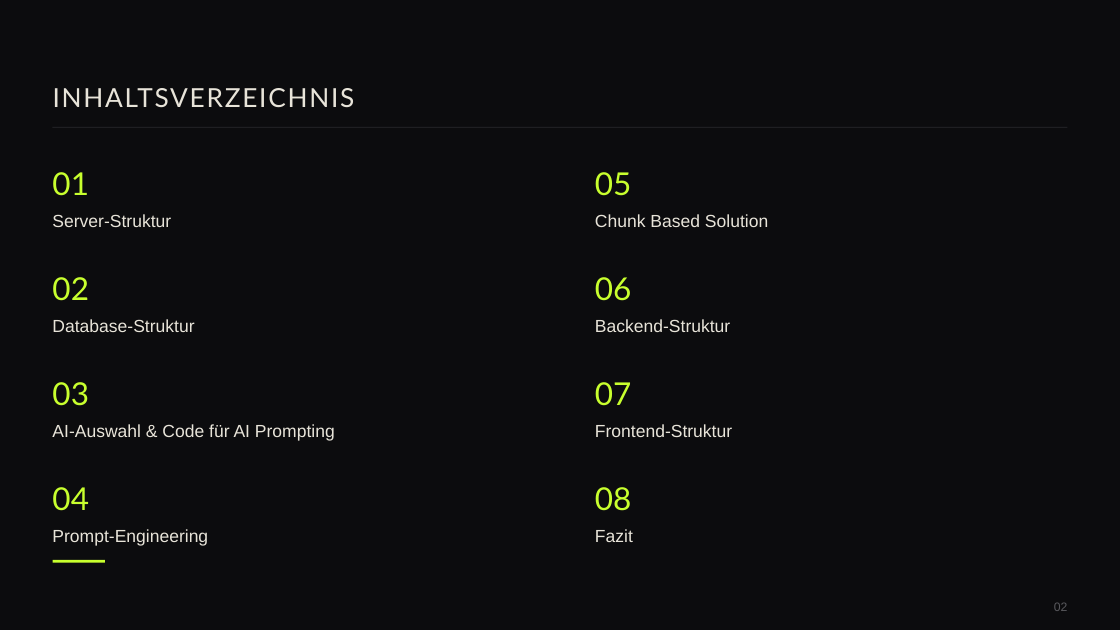
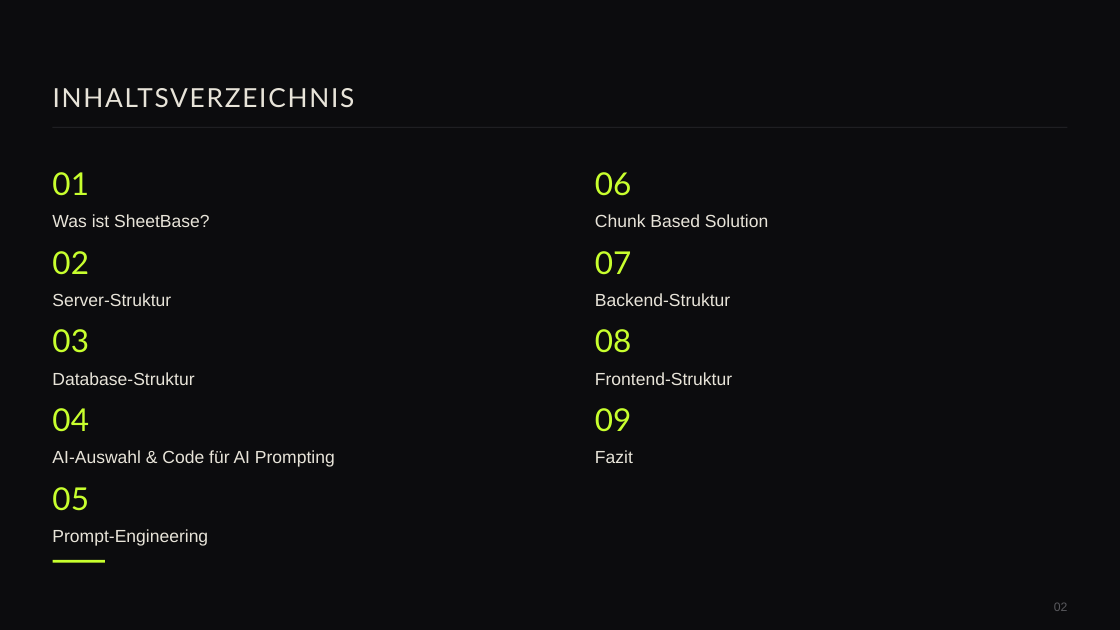
Before and after one commit to codesamu/htl4, a slide deck: slide 2 of fsst/korber/scrum/sheetbase.pptx. Drawn at 1120x630 pixels with LibreOffice and Linux fonts; fonts in the diff are those of the drawing. Boxes give left, top, right and bottom in pixels: in the first picture for what was removed or moved away, otherwise in the second. Text is boxed around its words. In the diff, an @@ line names an element or a change of style, - is before the commit and + after.

```diff
--- a/fsst/korber/scrum/sheetbase.pptx
+++ b/fsst/korber/scrum/sheetbase.pptx
@@ text at bbox=[595, 172, 632, 196]: text changed @@
-05
+06
@@ text "02": place and size @@
-text "02" at bbox=[52, 277, 194, 332]
+text "02" at bbox=[52, 251, 171, 306]
@@ text at bbox=[52, 214, 209, 227]: text changed @@
-Server-Struktur
+Was ist SheetBase?
@@ text "07": place and size @@
-text "07" at bbox=[595, 277, 730, 332]
+text "07" at bbox=[595, 251, 730, 306]
@@ text at bbox=[595, 251, 632, 275]: text changed @@
-06
+07
@@ text at bbox=[52, 293, 171, 306]: text changed @@
-Database-Struktur
+Server-Struktur
@@ text added at bbox=[52, 329, 194, 385], 20 pt, text #E8E4D9 @@
+03
+Database-Struktur
@@ text at bbox=[595, 329, 632, 353]: text changed @@
-07
+08
@@ text "08": place and size @@
-text "08" at bbox=[595, 382, 732, 437]
+text "08" at bbox=[595, 329, 732, 385]
@@ text "04": place and size @@
-text "04" at bbox=[52, 382, 335, 441]
+text "04" at bbox=[52, 408, 335, 467]
@@ text "09": place and size @@
-text "09" at bbox=[595, 487, 633, 542]
+text "09" at bbox=[595, 408, 633, 463]
@@ text at bbox=[52, 408, 89, 432]: text changed @@
-03
+04
@@ text at bbox=[595, 408, 632, 432]: text changed @@
-08
+09
@@ text at bbox=[52, 487, 89, 511]: text changed @@
-04
+05
```
Also in this commit, not shown: 9 other slides changed, 7 slides added, 1 slide removed, 1 other file.
